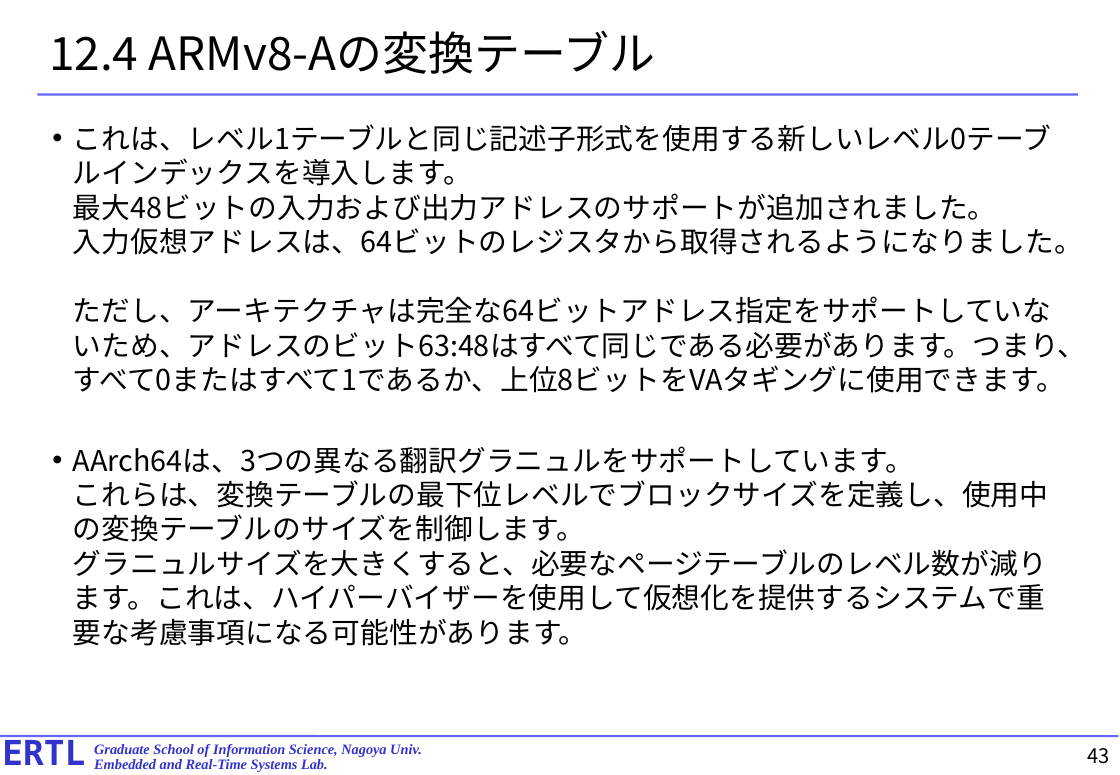
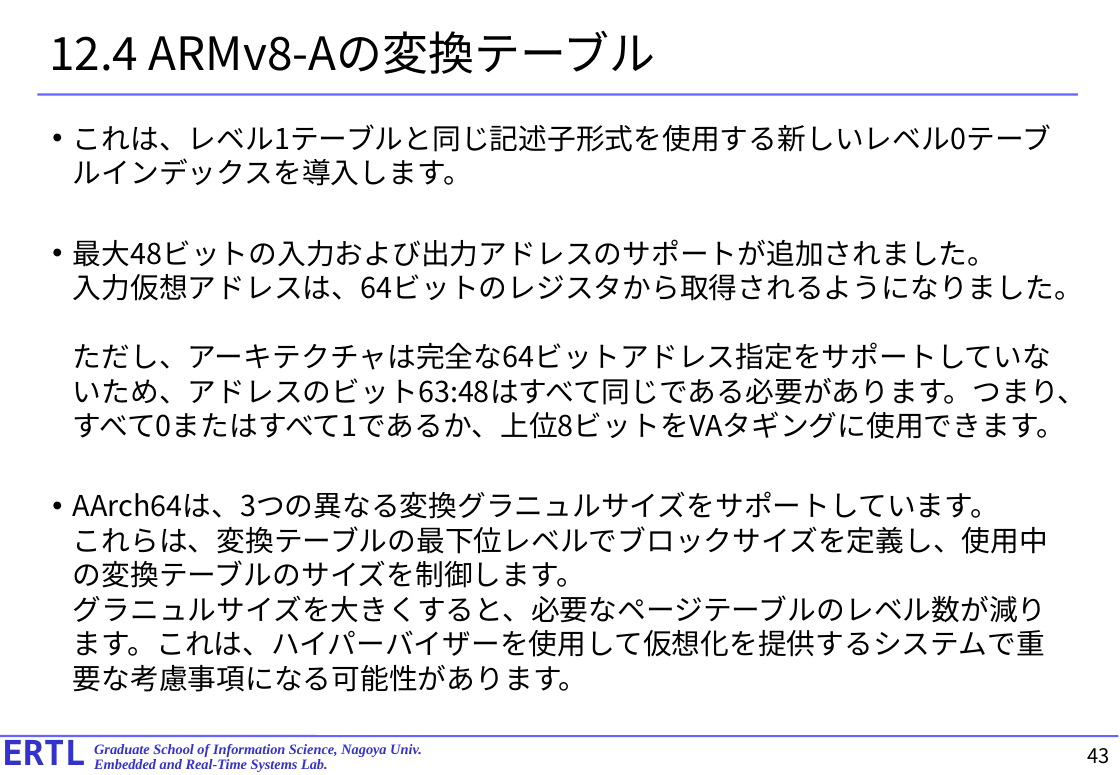
Before and after one commit to exshonda/arm64_basic, a slide deck: slide 43 of text/10.chapter12.pptx. Drawn at 1120x775 pixels with LibreOffice and Linux fonts; fonts in the diff are those of the drawing. Boxes give left, top, right and bottom in pixels: in the first picture for what was removed or moved away, otherwise in the second. Text is boxed around its words. In the diff, an @@ line names an element or a change of style, - is before the commit and + after.

```diff
--- a/text/10.chapter12.pptx
+++ b/text/10.chapter12.pptx
@@ text at [73, 124, 1087, 692]: text changed @@
-• これは、レベル1テーブルと同じ記述子形式を使用する新しいレベル0テーブルインデックスを導入します。
-  最大48ビットの入力および出力アドレスのサポートが追加されました。
-  入力仮想アドレスは、64ビットのレジスタから取得されるようになりました。
-  ただし、アーキテクチャは完全な64ビットアドレス指定をサポートしていないため、アドレスのビット63:48はすべて同じである必要があります。つまり、すべて0またはすべて1であるか、上位8ビットをVAタギングに使用できます。
-• AArch64は、3つの異なる翻訳グラニュルをサポートしています。
-  これらは、変換テーブルの最下位レベルでブロックサイズを定義し、使用中の変換テーブルのサイズを制御します。
-  グラニュルサイズを大きくすると、必要なページテーブルのレベル数が減ります。これは、ハイパーバイザーを使用して仮想化を提供するシステムで重要な考慮事項になる可能性があります。
+• これは、レベル1テーブルと同じ記述子形式を使用する新しいレベル0テーブルインデックスを導入します。
+• 最大48ビットの入力および出力アドレスのサポートが追加されました。
+  入力仮想アドレスは、64ビットのレジスタから取得されるようになりました。
+  ただし、アーキテクチャは完全な64ビットアドレス指定をサポートしていないため、アドレスのビット63:48はすべて同じである必要があります。つまり、すべて0またはすべて1であるか、上位8ビットをVAタギングに使用できます。
+• AArch64は、3つの異なる変換グラニュルサイズをサポートしています。
+  これらは、変換テーブルの最下位レベルでブロックサイズを定義し、使用中の変換テーブルのサイズを制御します。
+  グラニュルサイズを大きくすると、必要なページテーブルのレベル数が減ります。これは、ハイパーバイザーを使用して仮想化を提供するシステムで重要な考慮事項になる可能性があります。
```
Also in this commit, not shown: 31 other slides changed, 3 slides removed.
